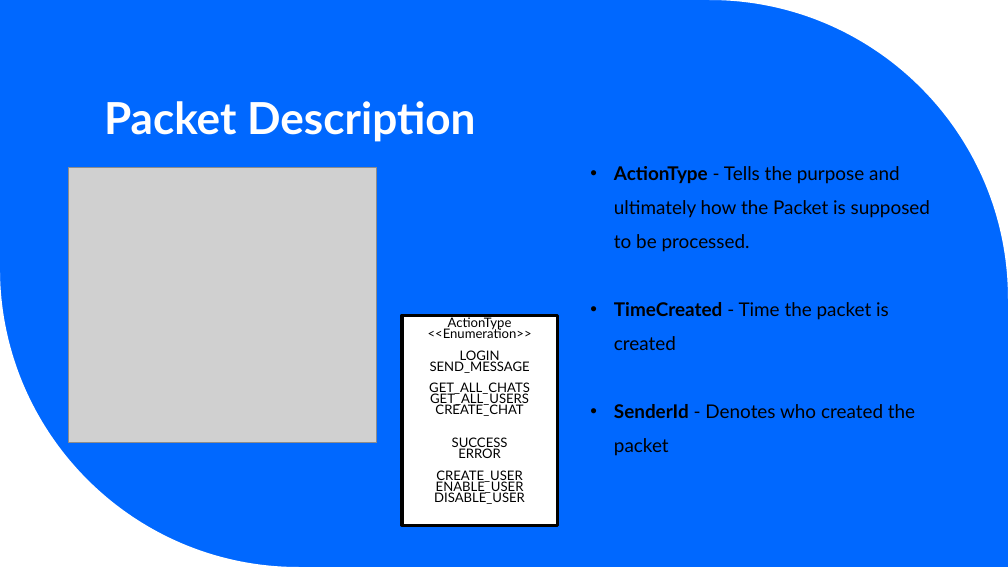
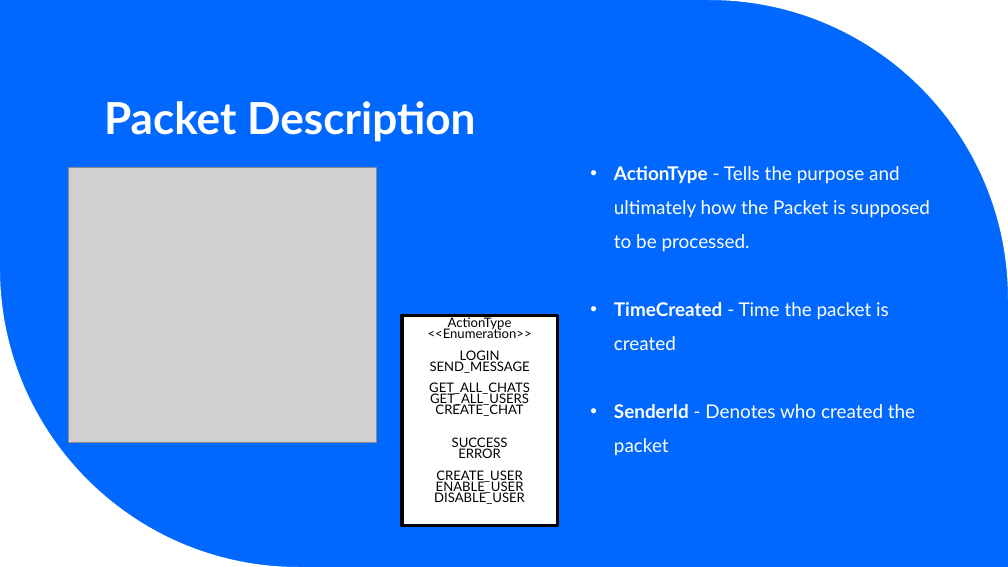
Before and after one commit to ZohebSharif/communicationsGroup4, a slide deck: slide 7 of Phase 2 Documents/Chat Relay – Design Presentation.pptx. Drawn at 1008x567 pixels with LibreOffice and Linux fonts; fonts in the diff are those of the drawing; grey boxes stand for pictures. Boxes give left, top, right and bottom in pixels: in the first picture for what was removed or moved away, otherwise in the second. Text is boxed around its words. In the diff, an @@ line names an element or a change of style, - is before the commit and + after.

Commit message:
Finalized Presentation
Fixed last issues, should be complete

```diff
--- a/Phase 2 Documents/Chat Relay – Design Presentation.pptx
+++ b/Phase 2 Documents/Chat Relay – Design Presentation.pptx
@@ text "ActionType - Tells the purpose ..." at bbox=[614, 166, 930, 456]: text colour #000000 to #FFFFFF @@
```
